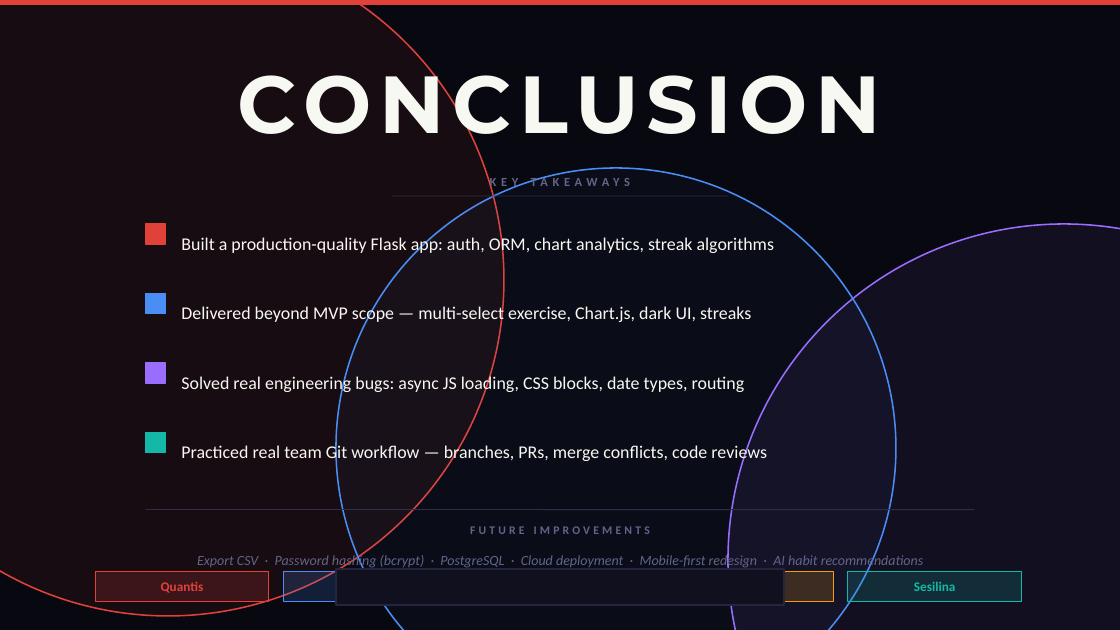
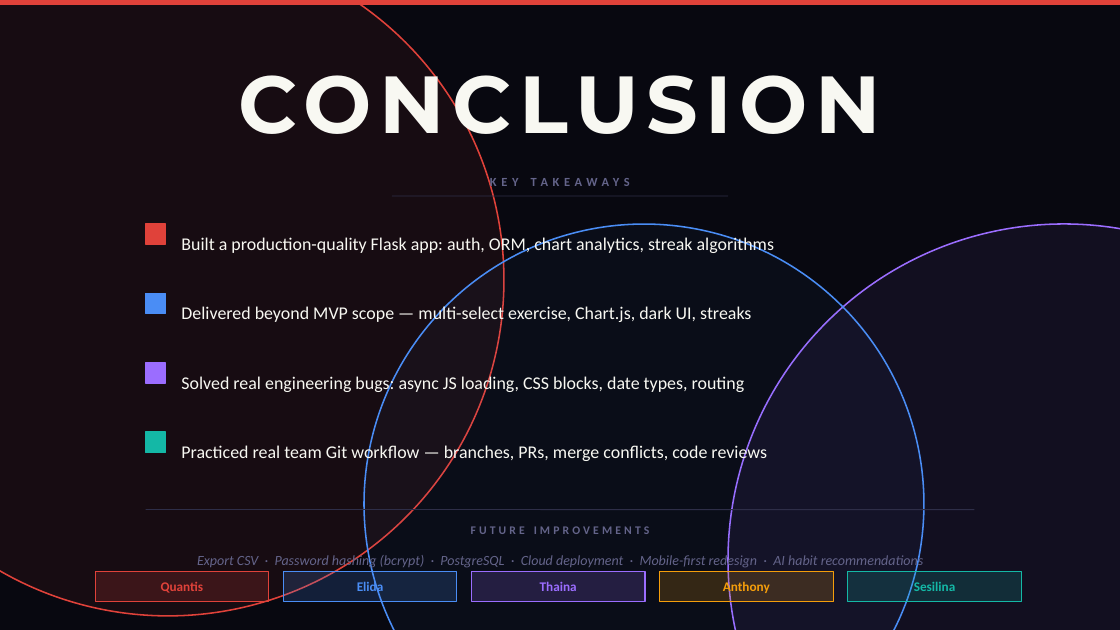
Before and after one commit to QuantisX/Team-1-s-Web-App, a slide deck: slide 9 of HHT_Professional.pptx. Drawn at 1120x630 pixels with LibreOffice and Linux fonts; fonts in the diff are those of the drawing. Boxes give left, top, right and bottom in pixels: in the first picture for what was removed or moved away, otherwise in the second. Text is boxed around its words. In the diff, an @@ line names an element or a change of style, - is before the commit and + after.

```diff
--- a/HHT_Professional.pptx
+++ b/HHT_Professional.pptx
@@ ellipse: place and size @@
-ellipse at [336, 168, 896, 630]
+ellipse at [364, 224, 924, 630]
@@ text added at [357, 580, 384, 595], 8.5 pt, text #4A8DF5, bold @@
+Elida
@@ rectangle: place and size @@
-rectangle at [336, 569, 784, 605]
+rectangle at [472, 571, 645, 601]
@@ rectangle at [472, 571, 645, 601]: fill #10101E to #9B6DFF at 18% opacity; outline #252540 1 pt to #9B6DFF 0.75 pt @@
@@ text added at [540, 581, 577, 591], 8.5 pt, text #9B6DFF, bold @@
+Thaina
@@ text added at [723, 580, 770, 595], 8.5 pt, text #F59E0B, bold @@
+Anthony
```
Also in this commit, not shown: 3 other slides changed.
